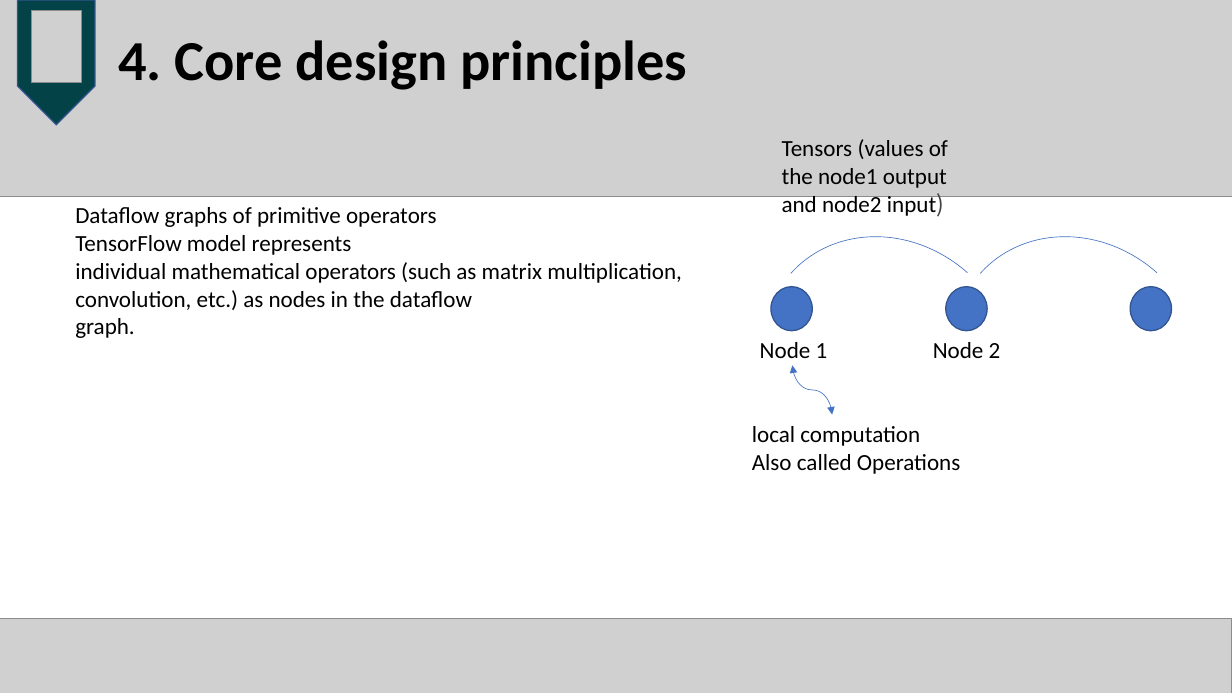
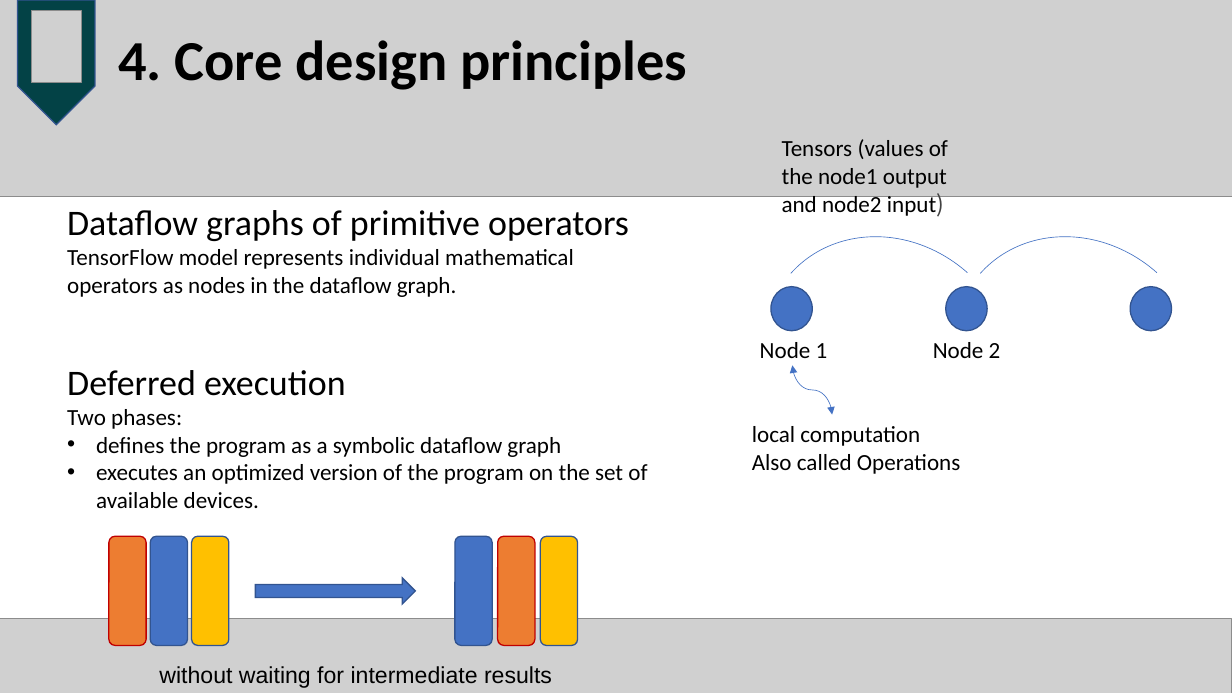
Before and after one commit to coda953/OSproject, a slide deck: slide 5 of tfboys.pptx. Drawn at 1232x693 pixels with LibreOffice and Linux fonts; fonts in the diff are those of the drawing; grey boxes stand for pictures. Boxes give left, top, right and bottom in pixels: in the first picture for what was removed or moved away, otherwise in the second. Text is boxed around its words. In the diff, an @@ line names an element or a change of style, - is before the commit and + after.

Commit message:
update slide

```diff
--- a/tfboys.pptx
+++ b/tfboys.pptx
@@ text "Dataflow graphs of primitive operators": place and size @@
-text "Dataflow graphs of primitive operators" at box(75, 207, 682, 338)
+text "Dataflow graphs of primitive operators" at box(67, 210, 629, 297)
@@ text at box(67, 210, 629, 241): size 18 to 28 pt in "Dataflow graphs of primitive operators" @@
@@ text at box(67, 249, 574, 297): text changed @@
-TensorFlow model represents
-individual mathematical operators (such as matrix multiplication,
-convolution, etc.) as nodes in the dataflow
-graph.
+TensorFlow model represents individual mathematical operators as nodes in the dataflow graph.
@@ text added at box(67, 370, 647, 508), 18 pt, text #000000 @@
+Deferred execution
+Two phases:
+• defines the program as a symbolic dataflow graph
+• executes an optimized version of the program on the set of available devices.
@@ rounded rectangle added at box(109, 536, 146, 645), fill #ED7D31, outline #C00000 1 pt @@
@@ rounded rectangle added at box(151, 536, 188, 645), fill #4472C4, outline #325491 1 pt @@
@@ rounded rectangle added at box(191, 536, 228, 645), fill #FFC000, outline #325491 1 pt @@
@@ rounded rectangle added at box(455, 536, 492, 645), fill #4472C4, outline #325491 1 pt @@
@@ rounded rectangle added at box(498, 536, 535, 645), fill #ED7D31, outline #C00000 1 pt @@
@@ rounded rectangle added at box(541, 536, 578, 645), fill #FFC000, outline #325491 1 pt @@
@@ right arrow added at box(255, 578, 415, 604), fill #4472C4, outline #325491 1 pt @@
@@ text added at box(159, 666, 552, 688), 18 pt, text #000000 @@
+without waiting for intermediate results
```
Also in this commit, not shown: 1 other file.
